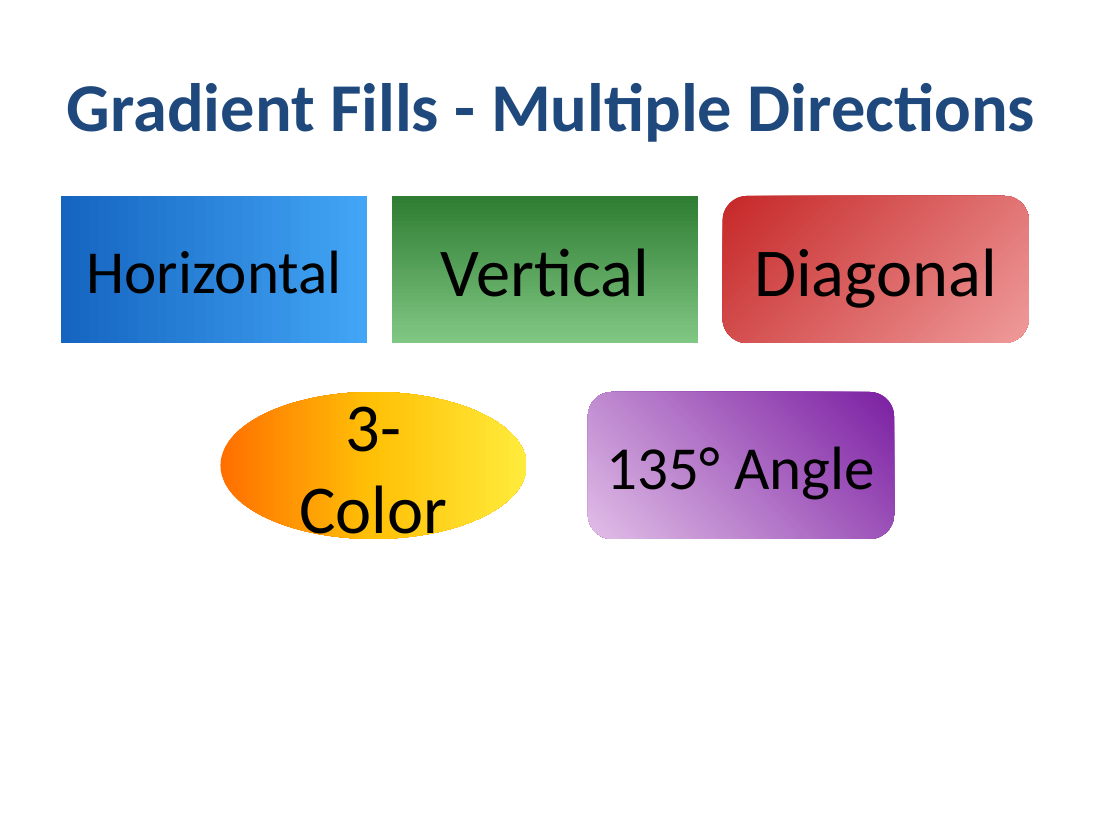
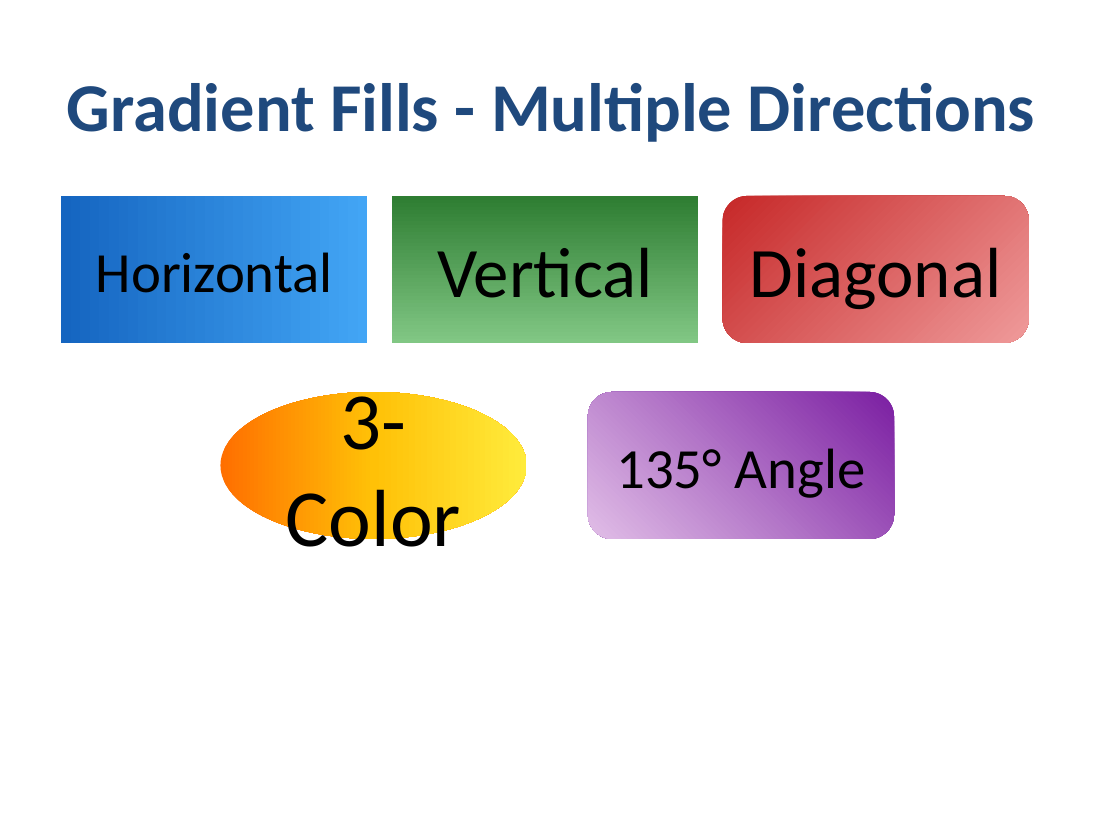
Before and after one commit to yingkitw/ppt-rs, a slide deck: slide 10 of comprehensive_demo.pptx. Drawn at 1120x840 pixels with LibreOffice and Linux fonts; fonts in the diff are those of the drawing. Boxes give left, top, right and bottom in pixels: in the first picture for what was removed or moved away, otherwise in the second. Text is boxed around its words. In the diff, an @@ line names an element or a change of style, - is before the commit and + after.

```diff
--- a/comprehensive_demo.pptx
+++ b/comprehensive_demo.pptx
@@ rectangle "Horizontal" at box(62, 196, 367, 343): size 39.4 to 36.5 pt @@
@@ rectangle "Vertical" at box(392, 196, 698, 343): size 44 to 45.6 pt @@
@@ rounded rectangle "Diagonal" at box(722, 196, 1028, 343): size 44 to 45.6 pt @@
@@ ellipse "3-Color" at box(221, 392, 526, 539): size 44 to 52.1 pt @@
@@ rounded rectangle "135° Angle" at box(588, 392, 894, 539): size 39.4 to 36.5 pt @@
```
Also in this commit, not shown: 14 other slides changed, 3 other files.
